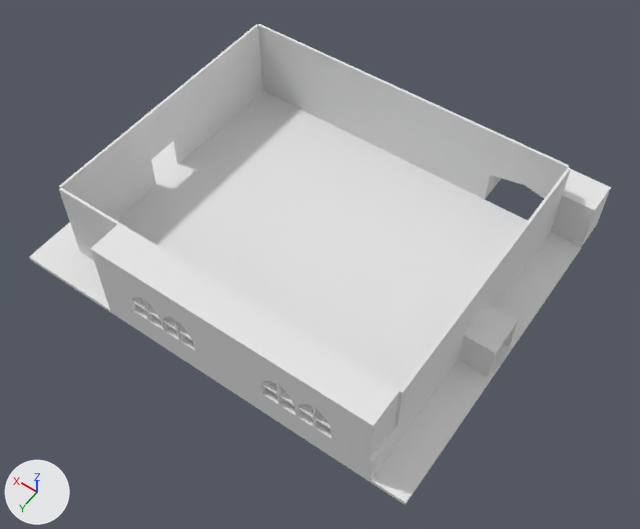
Renders of the Blender file ConcertRoom.blend from each side of a commit.
Both versions are drawn from a 50 mm camera at (-6.2, 17.2, 37.6) aimed at (10.6, -6.3, 0.7). Lighting does not change. The marker at lower left points along +X, +Y and +Z.

Objects in the first picture: 'ConcertRoomFloorTiles', 'ConcertRoomWallB0Front', 'ConcertRoomWallB1Front', 'ConcertRoomWallB1Left', 'ConcertRoomWallB1Right', 'ConcertRoomWallB2Front', 'ConcertRoomWallB2Left', 'ConcertRoomWallB2Right', 'ConcertRoomWallDoor', 'ConcertRoomWallWindow.001', 'ConcertRoomWallWindow.002', 'HallWallB0TunnelRight'.
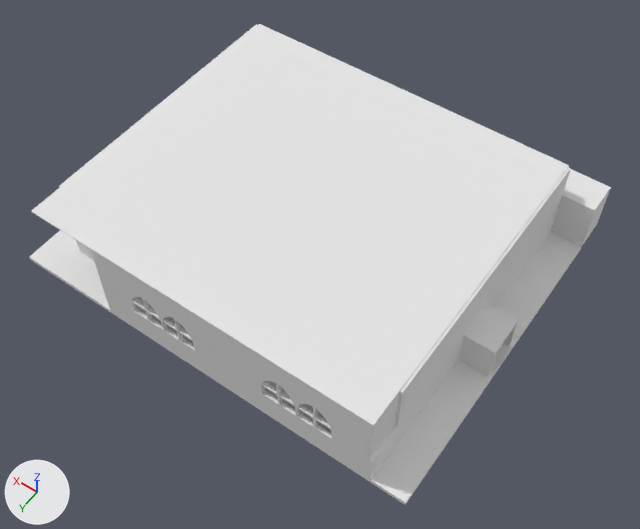
What changed in the scene script:
```text
Change ob_concertroomceiling:
    remove ob_concertroomceiling.hide_set(True)  # its collection is switched off
```

Changed parts and their boxes [x1, y1, x2, y2] in the pictures (640 x 529 px):
'ConcertRoomCeiling', shown
    after: [31, 25, 568, 426]
'ConcertRoomFloorTiles', unchanged, covered by the edit
    before: [29, 91, 581, 505]
    after: [29, 230, 581, 505]
'ConcertRoomWallB1Right', unchanged, covered by the edit
    before: [73, 40, 261, 208]
'ConcertRoomWallB2Front', unchanged, covered by the edit
    before: [258, 24, 569, 179]
    after: [259, 24, 569, 167]
'ConcertRoomWallB1Front', unchanged, covered by the edit
    before: [259, 39, 431, 145]
